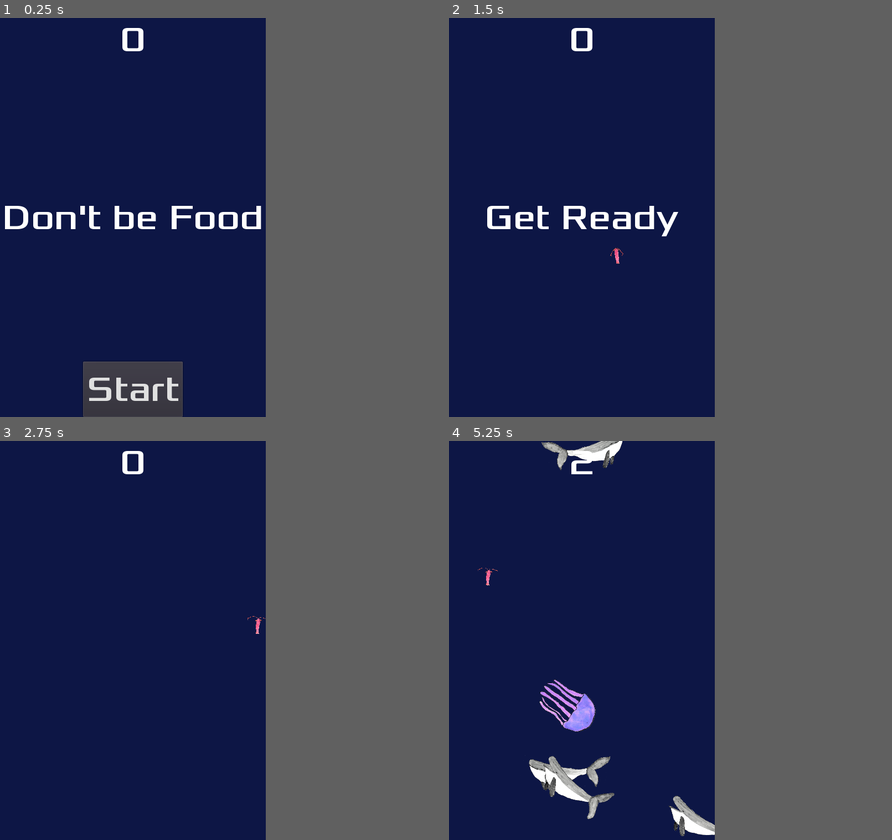
Above: before the commit, frames 1-4 (two rows, left to right).
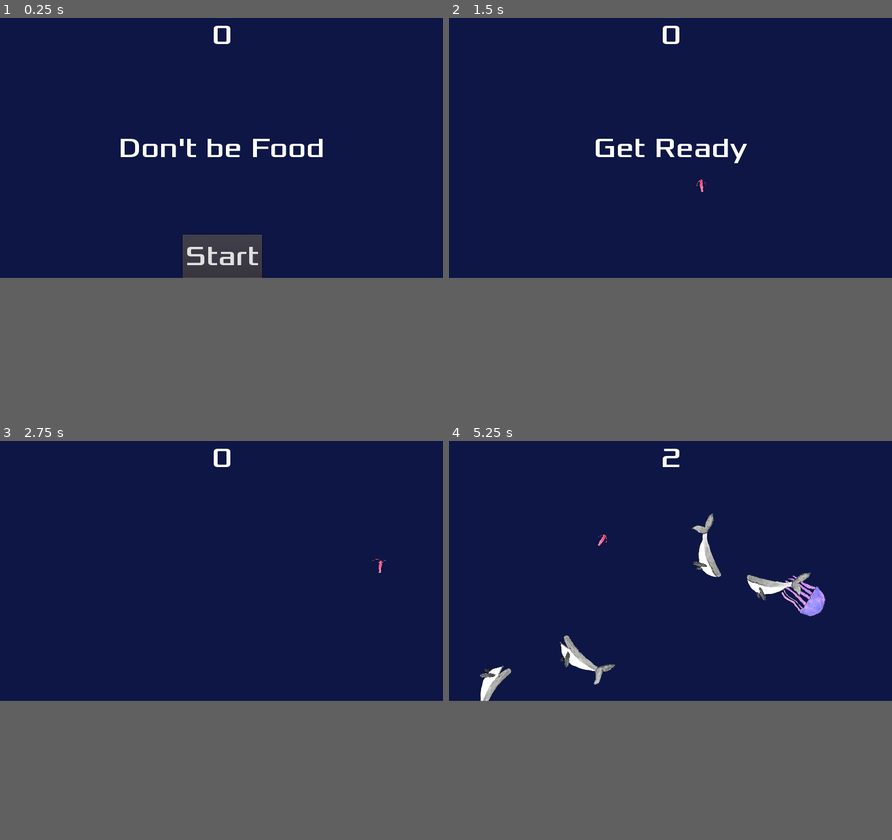
Above: after the commit, the same moments.

Repository: beeryt/Dont-Be-Food
Game: Godot game, scene res://Main.tscn
The game is run twice, just before and just after one commit, with the same random seed, the same clock (stepped at 60 frames per second) and the same inputs.
Inputs (mouse positions are in pixels of both pictures, inside the frame that each line leads up to):
- Up to frame 1 (0.25 s): no input
- Up to frame 2 (1.5 s): click "Start" at 0.5 s; tap Enter at 1.25 s; move the mouse to (639, 197) at 1.27 s; hold Right (ui_right) from 1.28 s (still down); click (639, 197) at 1.42 s
- Up to frame 3 (2.75 s): release Right (ui_right) at 2 s; drag from (79, 660) to (261, 624) at 2.02 s
- Up to frame 4 (5.25 s): move the mouse to (608, 552) at 2.77 s; hold Right (ui_right) 2.78-3.5 s; drag from (568, 720) to (502, 580) at 3.52 s; move the mouse to (661, 700) at 4.27 s; hold Left (ui_left) 4.28-5 s; drag from (502, 580) to (542, 540) at 5.02 s
The window is 480x720 before the commit and 800x469 after it. Grey fills any space a smaller window leaves; there, only what the larger window draws over its background counts as a difference.

The runs differ from the first frame. In frame 1, 7.4% of the frame differs, in the area x 1-73%, y 1-100%; in frame 2, 2.0%; in frame 3, 0.3%; in frame 4, 5.4%.

Commit message:
fit screen to any size

Diff:
--- a/Main.gd
+++ b/Main.gd
@@ -4,6 +4,16 @@
 var score
 
 func _ready():
+	var scr = $Player.get_viewport_rect().size
+	$StartPosition.position.x = scr.x / 2
+	$StartPosition.position.y = scr.y * float(2)/float(3)
+	$MobPath.curve.clear_points()
+	$MobPath.curve.add_point(Vector2(0, 0))
+	$MobPath.curve.add_point(Vector2(scr.x, 0))
+	$MobPath.curve.add_point(Vector2(scr.x, scr.y))
+	$MobPath.curve.add_point(Vector2(0, scr.y))
+	$MobPath.curve.add_point(Vector2(0, 0))
+
 	randomize()
 
 func game_over(name):
--- a/project.godot
+++ b/project.godot
@@ -27,11 +27,8 @@
 
 [display]
 
-window/size/width=480
-window/size/height=720
 window/handheld/orientation="portrait"
 window/stretch/mode="2d"
-window/stretch/aspect="keep"
 
 [gdnative]
 
